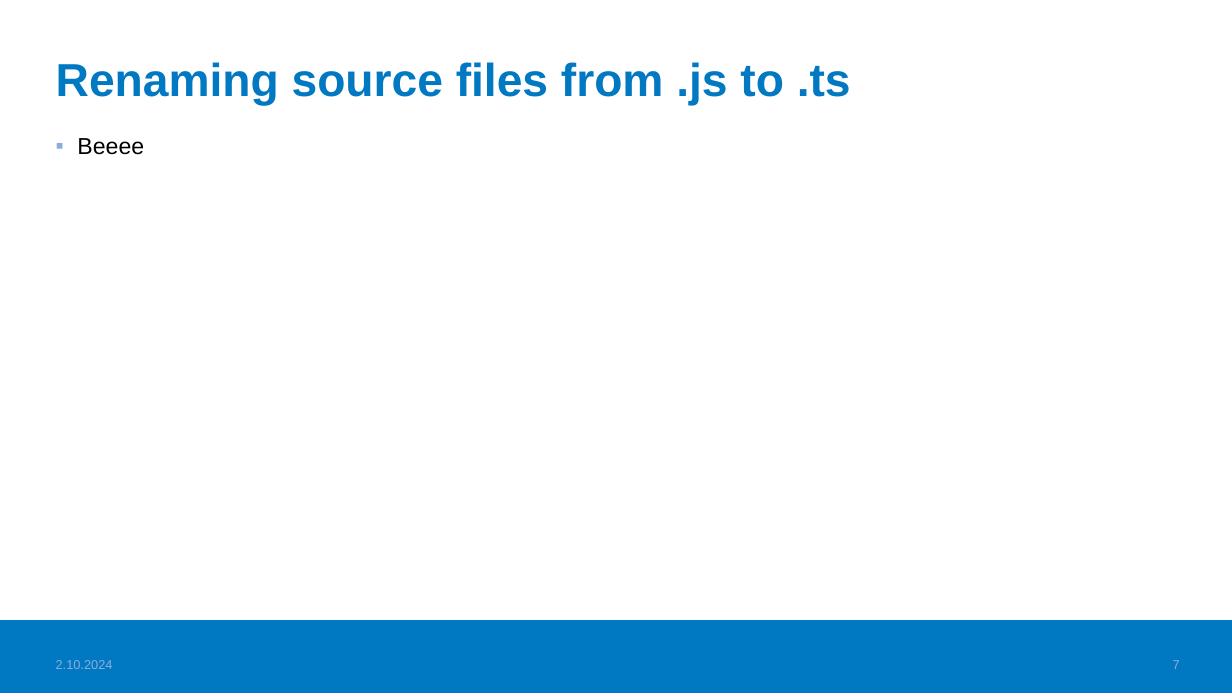
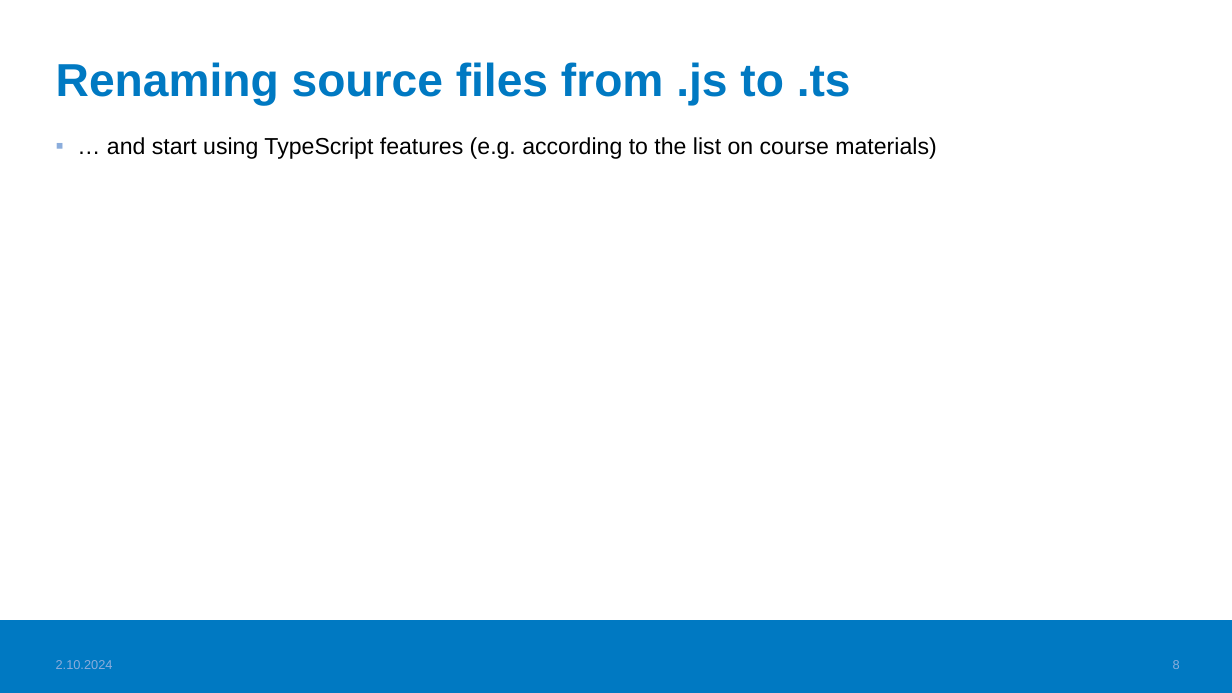
Before and after one commit to valju/JS_ES_Features, a slide deck: slide 8 of TS_basics/TypeScript_usage_understood.pptx (slide 7 before the commit). Drawn at 1232x693 pixels with LibreOffice and Linux fonts; fonts in the diff are those of the drawing; background and template pictures are left out. Boxes give left, top, right and bottom in pixels: in the first picture for what was removed or moved away, otherwise in the second. Text is boxed around its words. In the diff, an @@ line names an element or a change of style, - is before the commit and + after.

```diff
--- a/TS_basics/TypeScript_usage_understood.pptx
+++ b/TS_basics/TypeScript_usage_understood.pptx
@@ text at [107, 137, 936, 159]: text changed @@
-▪ Beeee
+▪ … and start using TypeScript features (e.g. according to the list on course materials)
@@ page number at [1173, 660, 1180, 669]: text changed @@
-7
+8
```
Also in this commit, not shown: 8 other slides changed, 1 slide removed, 1 other file.
